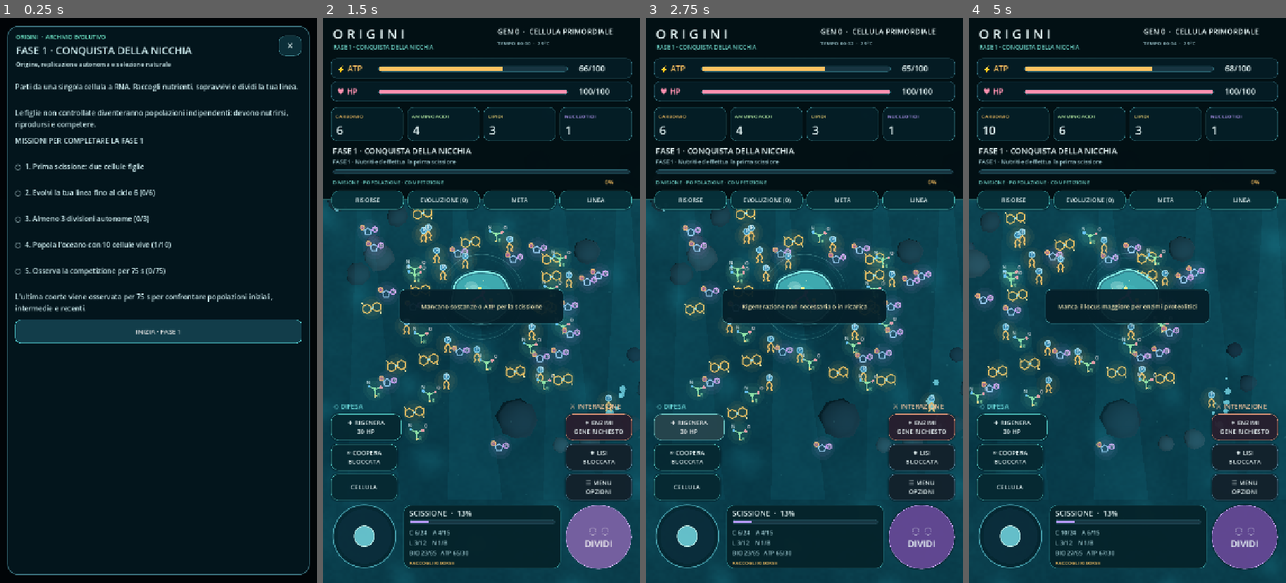
Above: before the commit, frames 1-4 (left to right).
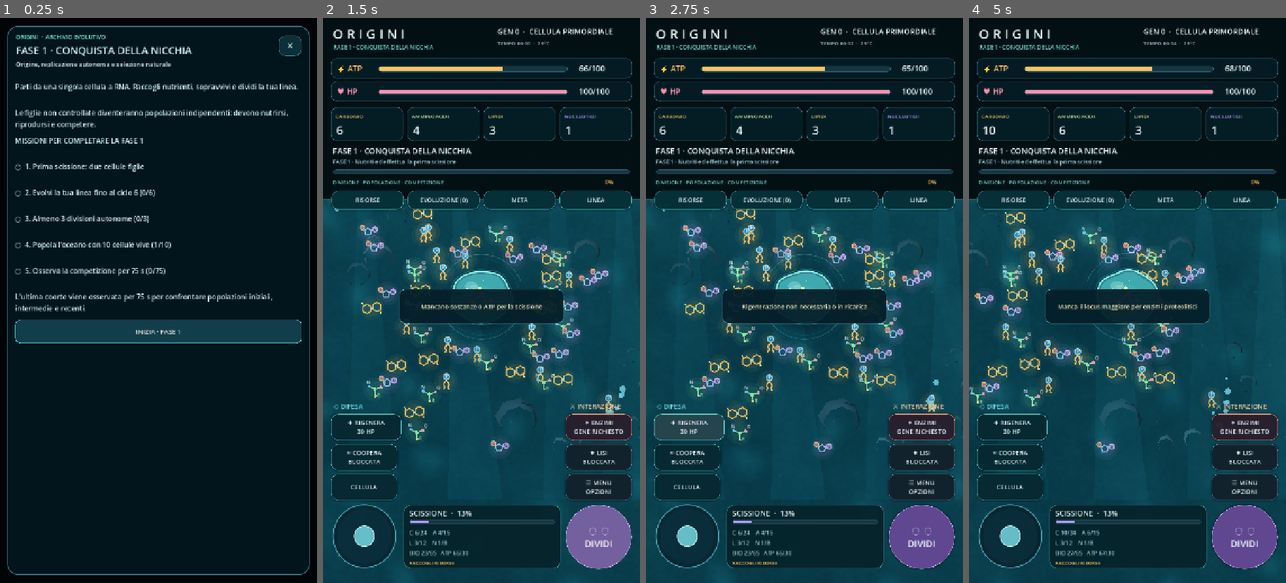
Above: after the commit, the same moments.

Repository: scorbetta17-gif/Origini
Game: Godot game, scene res://scenes/Main.tscn
Two runs of this game, one before a commit and one after it. Both use one fixed random seed, a clock stepped at 60 frames per second and the inputs below.
Inputs (mouse positions are in pixels of both pictures, inside the frame that each line leads up to):
- Up to frame 1 (0.25 s): no input
- Up to frame 2 (1.5 s): click "INIZIA · FASE 1" at 0.5 s; click "◌ ◌ DIVIDI" at 1.25 s
- Up to frame 3 (2.75 s): click "✚ RIGENERA 30 HP" at 2 s
- Up to frame 4 (5 s): click "✦ ENZIMI GENE RICHIESTO" at 2.75 s; click "✷ LISI BLOCCATA" at 3.5 s; move the mouse to (1197, 272) at 4.27 s; hold D from 4.28 s (still down); click (1197, 272) at 4.42 s

The runs differ from the first frame. In frame 2, 0.5% of the frame differs, in the area x 1-100%, y 32-77%; in frame 3, 0.5%; in frame 4, 0.7%, in the area x 0-89%, y 35-77%.

Commit message:
Fix outward/upward polygon normals and brighten actual underwater volcanic rock facets in orthographic gameplay

Diff:
--- a/src/primordial_ocean.gd
+++ b/src/primordial_ocean.gd
@@ -22,8 +22,8 @@
 
 func setup(rng: RandomNumberGenerator) -> void:
     for tint in [
-        Color(.115,.195,.24),Color(.16,.24,.29),Color(.095,.16,.21),
-        Color(.20,.27,.31),Color(.13,.22,.26)
+        Color(.19,.29,.34),Color(.22,.32,.38),Color(.17,.25,.31),
+        Color(.26,.36,.40),Color(.19,.29,.33)
     ]:
         var material := StandardMaterial3D.new()
         material.albedo_color = tint
@@ -31,7 +31,7 @@
         mineral_mats.append(material)
     dark_crack = _mat(Color(.018,.084,.12))
     crack_rim = _mat(Color(.19,.55,.51),.62)
-    molten = _mat(Color(1.0,.36,.075),2.4)
+    molten = _mat(Color(.98,.30,.065),1.45)
     bubble_mat = _mat(Color(.56,.88,.98,.59),.38,.59)
     bubble_mat.transparency = BaseMaterial3D.TRANSPARENCY_ALPHA
     bubble_mat.cull_mode = BaseMaterial3D.CULL_DISABLED
@@ -127,10 +127,11 @@
     for level in range(3):
         for j in range(sides):
             var nxt: int = (j+1)%sides
-            _triangle(geo,rings[level][j],rings[level][nxt],rings[level+1][j])
-            _triangle(geo,rings[level][nxt],rings[level+1][nxt],rings[level+1][j])
+            # Reverse winding to expose upward/outward normals to the light.
+            _triangle(geo,rings[level][j],rings[level+1][j],rings[level][nxt])
+            _triangle(geo,rings[level][nxt],rings[level+1][j],rings[level+1][nxt])
     for j in range(sides):
-        _triangle(geo,rings[3][j],rings[3][(j+1)%sides],Vector3(0,radius*.98,0))
+        _triangle(geo,rings[3][j],Vector3(0,radius*.98,0),rings[3][(j+1)%sides])
     geo.generate_normals()
     var rock := MeshInstance3D.new()
     rock.mesh = geo.commit()
@@ -159,10 +160,12 @@
         var mid1 := at+Vector3(cos(a1)*radius*.77,height*.49,sin(a1)*radius*.77)
         var top0 := at+Vector3(cos(a0)*radius*.31,height,sin(a0)*radius*.31)
         var top1 := at+Vector3(cos(a1)*radius*.31,height,sin(a1)*radius*.31)
-        _triangle(crust,base0,base1,mid0)
-        _triangle(crust,base1,mid1,mid0)
-        _triangle(crust,mid0,mid1,top0)
-        _triangle(crust,mid1,top1,top0)
+        # Outward-facing normals; previous reversed winding looked like a
+        # featureless dark disk from the overhead camera.
+        _triangle(crust,base0,mid0,base1)
+        _triangle(crust,base1,mid0,mid1)
+        _triangle(crust,mid0,top0,mid1)
+        _triangle(crust,mid1,top0,top1)
     crust.generate_normals()
     var volcano := MeshInstance3D.new()
     volcano.name = "Camino_vulcanico_minerale"
@@ -195,7 +198,7 @@
             at+Vector3(cos(a)*radius*.35,height-.08,sin(a)*radius*.35),
             at+Vector3(cos(a+.08)*radius*.61,height*.55,sin(a+.08)*radius*.61),
             at+Vector3(cos(a-.06)*radius*.92,.13,sin(a-.06)*radius*.92)
-        ],.055,molten)
+        ],.088,molten)
     var light := OmniLight3D.new()
     light.name = "Termico_luce_arancio"
     light.add_to_group("thermal_source")
